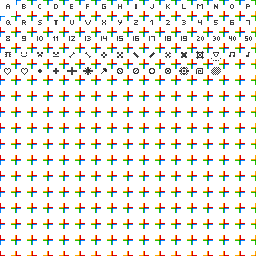
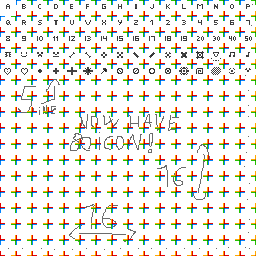
Layer changes from the first 256x256 image to the second:
painted on "symbols" over <box>229,68,251,74</box>
painted on "Réteg 5" over <box>229,68,251,76</box>
painted on "Réteg 2" over <box>229,68,251,76</box>
added layer "Réteg 6" over <box>7,4,253,250</box>
